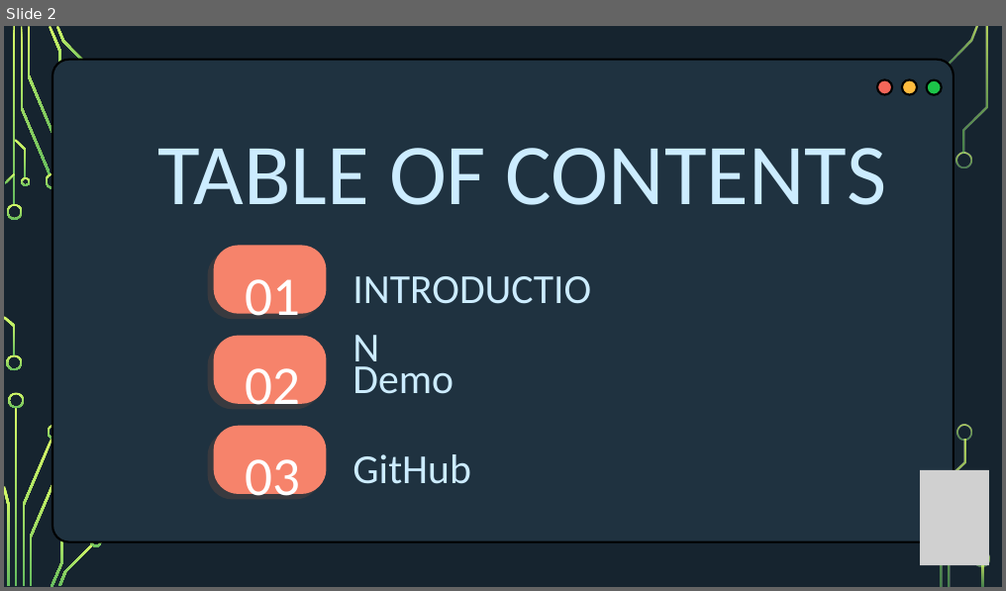
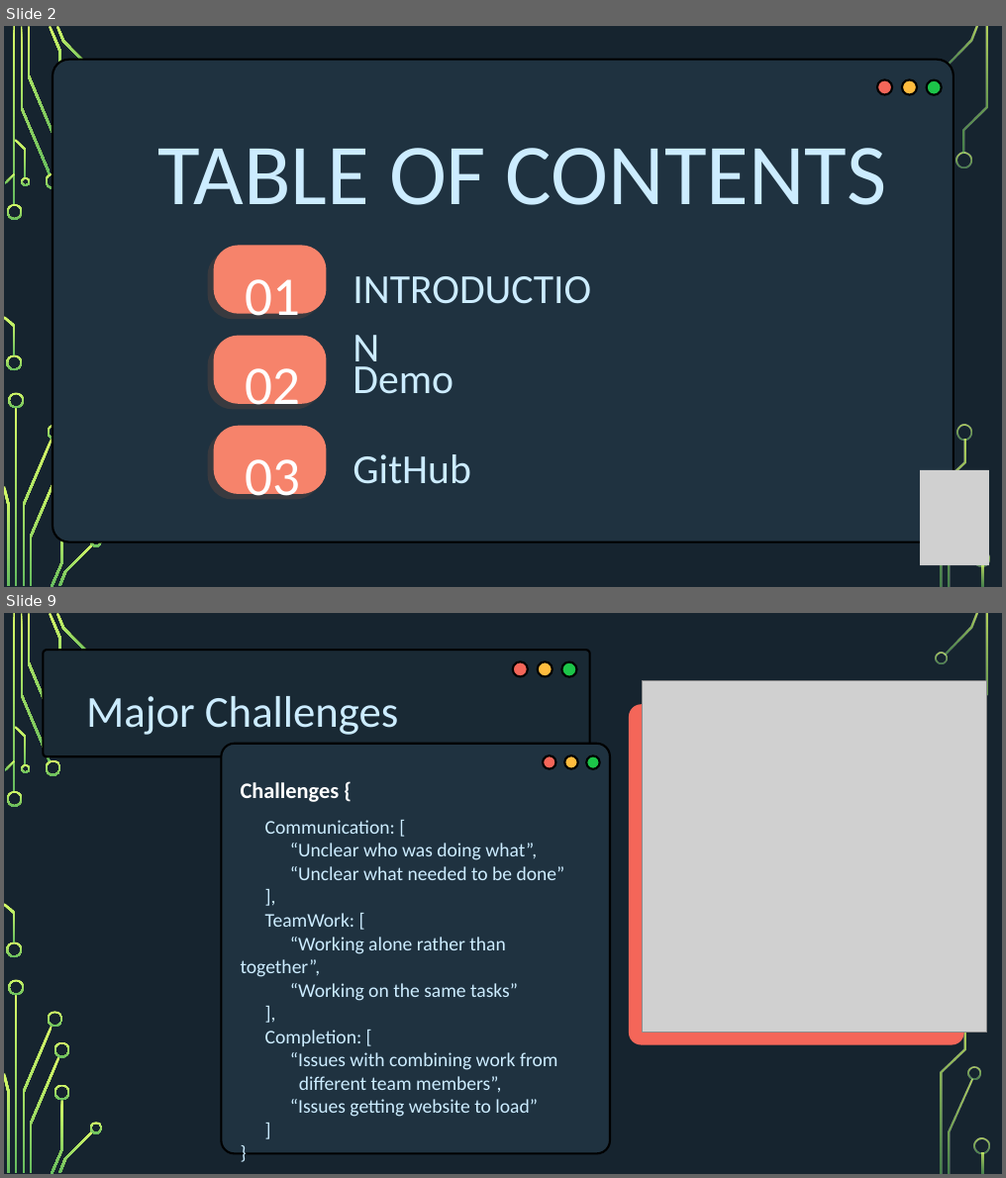
Before and after one commit to kayyza/UNIX-FinalProject, a slide deck: Documentation/UnixPresentation.pptx. Shown one above the other, each under a label of ours: slide 2 before the commit, slides 2 and 9 after it; the slides between them are not shown. The pictures are 1006x591 and 1006x1178 pixels, drawn with LibreOffice and Linux fonts; fonts in the diff are those of the drawing; grey boxes stand for pictures; background and template pictures are left out. Boxes give left, top, right and bottom in pixels: in the first picture for what was removed or moved away, otherwise in the second. Text is boxed around its words. In the diff, an @@ line names an element or a change of style, - is before the commit and + after.

```diff
--- a/Documentation/UnixPresentation.pptx
+++ b/Documentation/UnixPresentation.pptx
@@ slide 9 added at (4, 613, 1002, 1174), background picture (left out); not listed: 28 template elements that a slide beside it also shows @@
@@ rounded rectangle added at (43, 650, 590, 758), fill #192934, outline #000000 3 pt @@
@@ ellipse added at (513, 662, 528, 677), fill #F46659, outline #000000 3 pt @@
@@ ellipse added at (538, 662, 552, 677), fill #FFBC3E, outline #000000 3 pt @@
@@ ellipse added at (561, 662, 577, 677), fill #1CC549, outline #000000 3 pt @@
@@ freeform shape added at (934, 652, 947, 664), fill gradient #D8FC68 to #66BD5F @@
@@ text added at (86, 696, 399, 735), 64 pt, text #CCECFF @@
+Major Challenges
@@ picture added at (642, 680, 986, 1032) @@
@@ rounded rectangle added at (630, 705, 963, 1044), fill #F46659, outline #F46659 3 pt @@
@@ rounded rectangle added at (221, 744, 610, 1154), fill #1F3240, outline #000000 3 pt @@
@@ ellipse added at (543, 756, 555, 769), fill #F46659, outline #000000 3 pt @@
@@ ellipse added at (564, 756, 578, 769), fill #FFBC3E, outline #000000 3 pt @@
@@ ellipse added at (586, 757, 600, 769), fill #1CC549, outline #000000 3 pt @@
@@ text added at (241, 782, 340, 802), 32 pt, text #FFFFFF, bold @@
+Challenges {
@@ text added at (241, 820, 565, 1117), 28 pt, text #CCECFF @@
+Communication: [
+“Unclear who was doing what”,
+“Unclear what needed to be done”
+],
+TeamWork: [
+“Working alone rather than together”,
+“Working on the same tasks”
+],
+Completion: [
+“Issues with combining work from
+different team members”,
+“Issues getting website to load”
+]
+}
@@ freeform shape added at (54, 1043, 70, 1059), fill gradient #D8FC68 to #66BD5F @@
@@ freeform shape added at (54, 1085, 70, 1100), fill gradient #D8FC68 to #66BD5F @@
```
Also in this commit, not shown: 2 slides changed, 8 other slides added, 2 slides removed.
